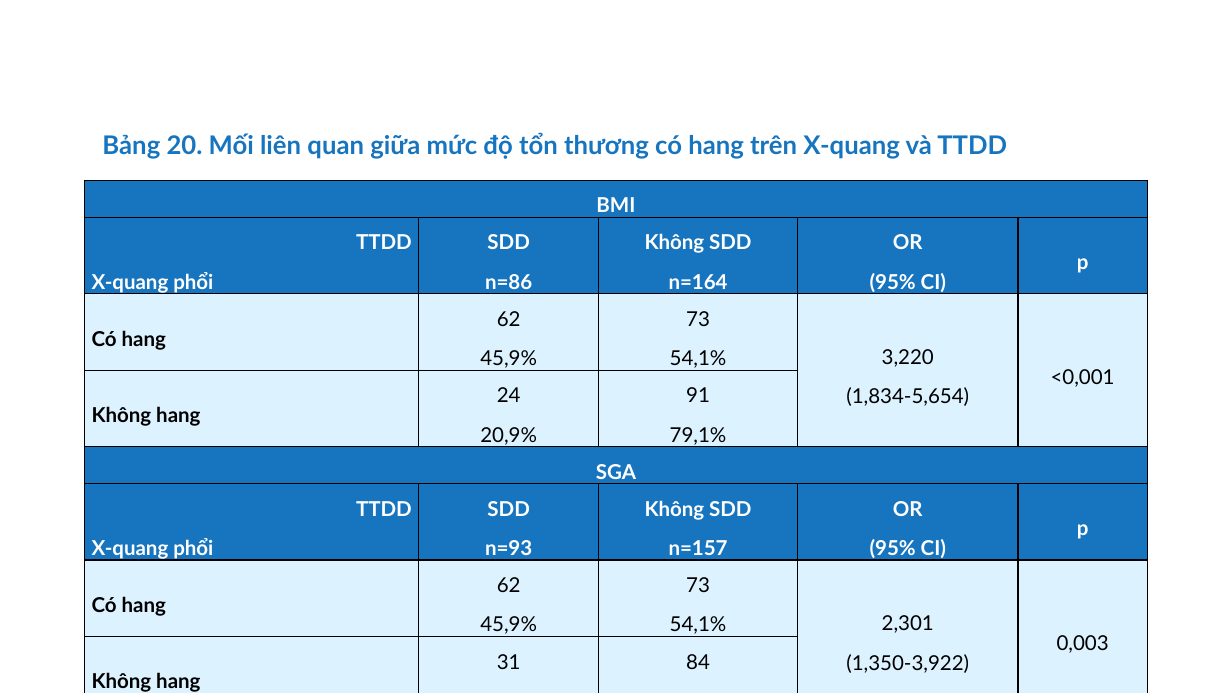
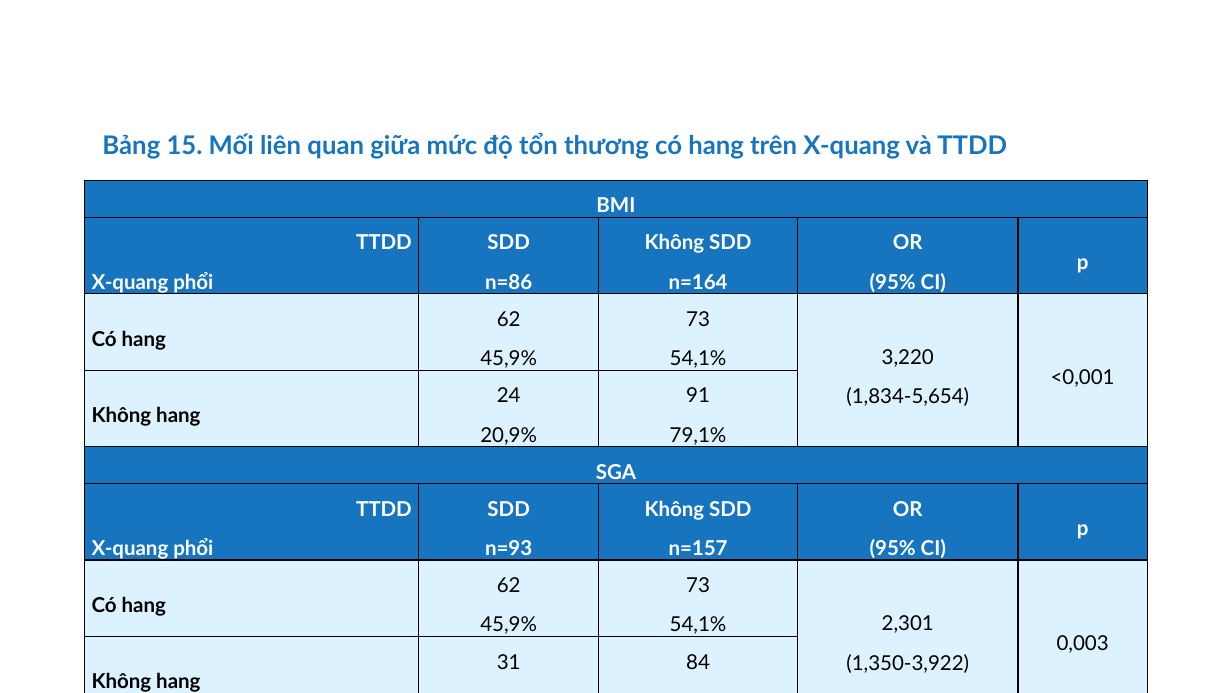
Before and after one commit to MedPocket/HPMUGraduation-thesis, a slide deck: slide 46 of Thuc-trang-va-mot-so-yeu-to-lien-quan-dinh-duong-BN-lao-phoi_Nhat-Nguyen.pptx (slide 43 before the commit). Drawn at 1232x693 pixels with LibreOffice and Linux fonts; fonts in the diff are those of the drawing; background and template pictures are left out. Boxes give left, top, right and bottom in pixels: in the first picture for what was removed or moved away, otherwise in the second. Text is boxed around its words. In the diff, an @@ line names an element or a change of style, - is before the commit and + after.

```diff
--- a/Thuc-trang-va-mot-so-yeu-to-lien-quan-dinh-duong-BN-lao-phoi_Nhat-Nguyen.pptx
+++ b/Thuc-trang-va-mot-so-yeu-to-lien-quan-dinh-duong-BN-lao-phoi_Nhat-Nguyen.pptx
@@ text at <box>102,132,1007,159</box>: text changed @@
-Bảng 20. Mối liên quan giữa mức độ tổn thương có hang trên X-quang và TTDD
+Bảng 15. Mối liên quan giữa mức độ tổn thương có hang trên X-quang và TTDD
```
Also in this commit, not shown: 34 other slides changed, 8 slides added, 7 slides removed.
